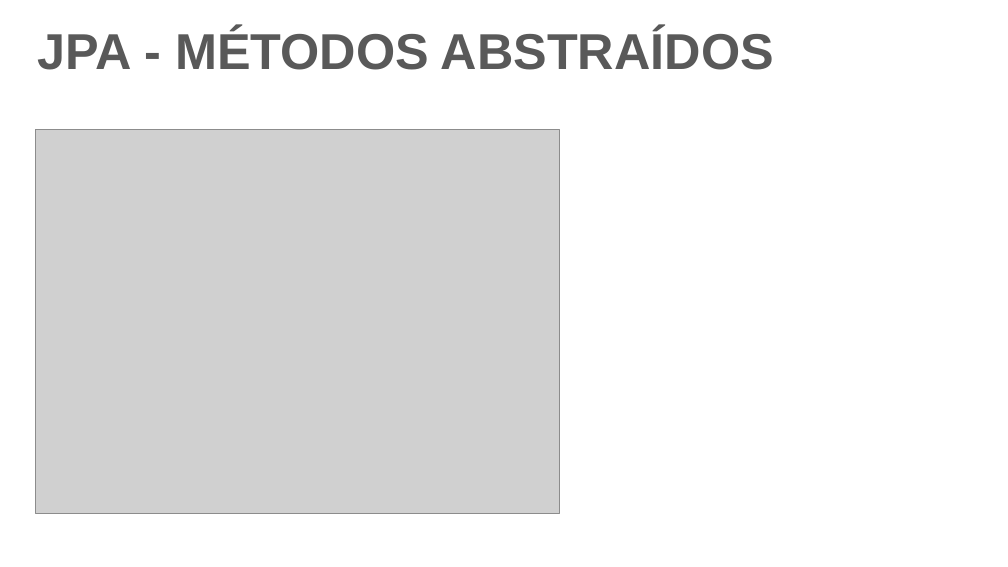
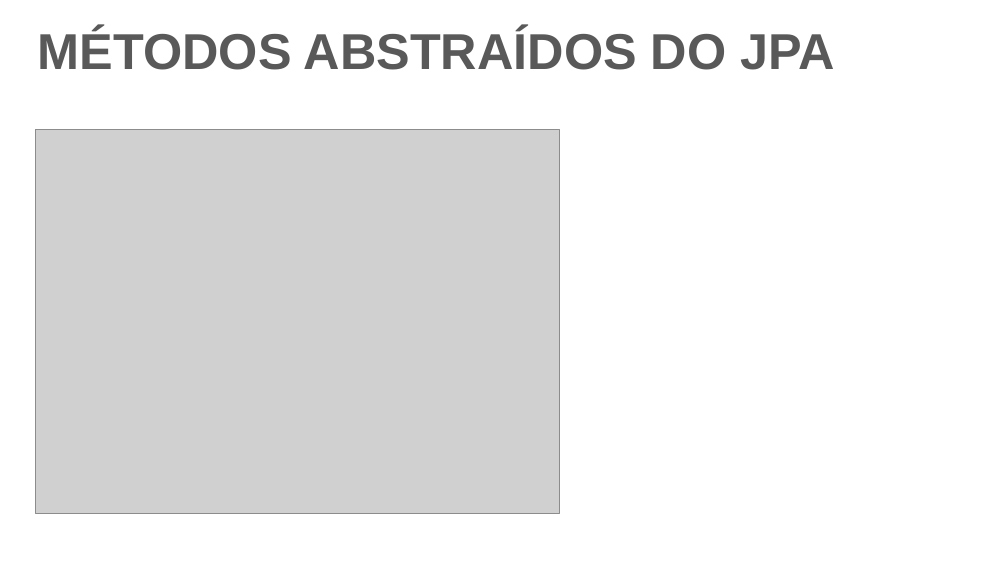
Before and after one commit to DeehSlash/apresentacao-jpa, a slide deck: slide 10 of Apresentação.pptx. Drawn at 1008x567 pixels with LibreOffice and Linux fonts; fonts in the diff are those of the drawing; grey boxes stand for pictures; background and template pictures are left out. Boxes give left, top, right and bottom in pixels: in the first picture for what was removed or moved away, otherwise in the second. Text is boxed around its words. In the diff, an @@ line names an element or a change of style, - is before the commit and + after.

```diff
--- a/Apresentação.pptx
+++ b/Apresentação.pptx
@@ text at (38, 29, 834, 70): text changed @@
-JPA - MÉTODOS ABSTRAÍDOS
+MÉTODOS ABSTRAÍDOS DO JPA
```
Also in this commit, not shown: 2 other slides changed.
